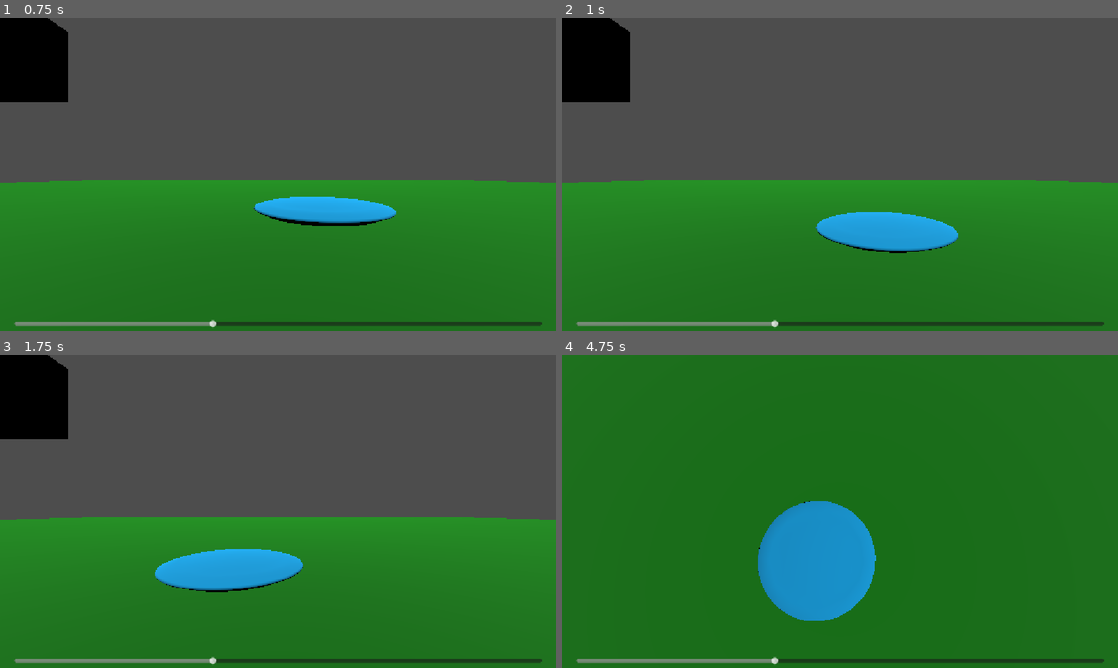
Above: before the commit, frames 1-4 (two rows, left to right).
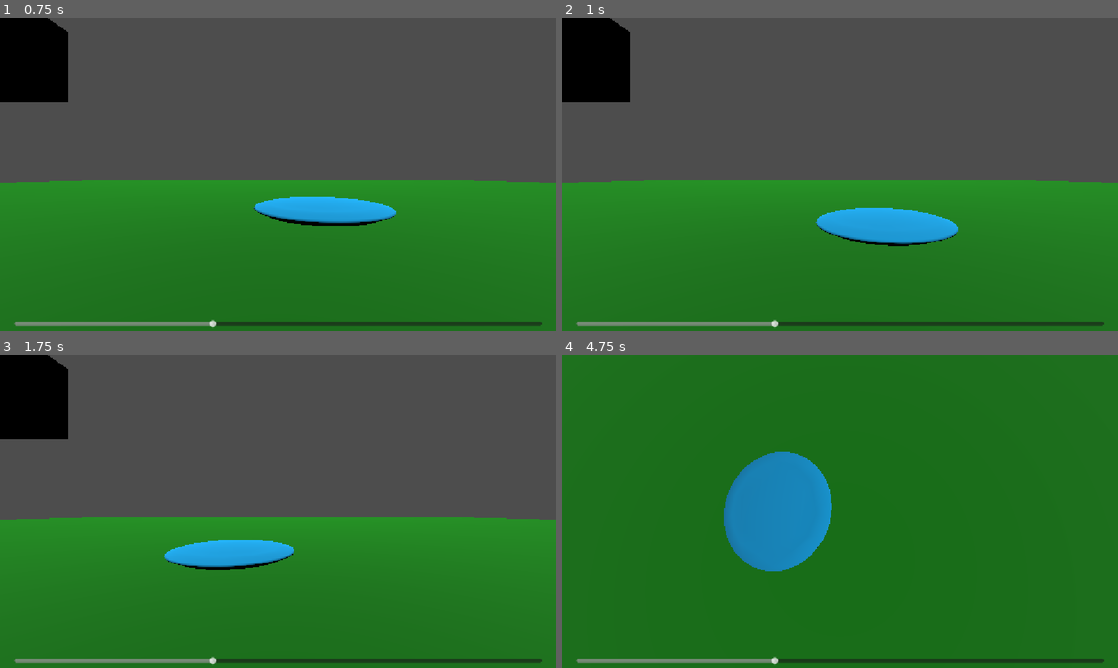
Above: after the commit, the same moments.

Repository: PastarDev/godot-disc-golf
Game: Godot game, scene res://main.tscn
The game is run twice, just before and just after one commit, with the same random seed, the same clock (stepped at 60 frames per second) and the same inputs.
Inputs (mouse positions are in pixels of both pictures, inside the frame that each line leads up to):
- Up to frame 1 (0.75 s): tap Enter at 0.5 s; move the mouse to (400, 158) at 0.52 s; press the mouse at (400, 158) at 0.53 s
- Up to frame 2 (1 s): tap E (hold_disc) at 0.8 s
- Up to frame 3 (1.75 s): move the mouse to (166, 527) at 1.27 s; release the mouse at (166, 527) at 1.28 s; tap E (hold_disc) at 1.35 s; click (166, 527) at 1.55 s
- Up to frame 4 (4.75 s): move the mouse to (895, 442) at 2.02 s; hold S (cam_down) 2.03-2.78 s; tap E (hold_disc) at 2.3, 3.8 s; move the mouse to (812, 574) at 2.77 s; tap A (cam_left) at 2.85 s; click (812, 574) at 3.05 s; move the mouse to (1006, 558) at 3.52 s; hold D (cam_right) 3.53-4.28 s; move the mouse to (673, 464) at 4.27 s; tap W (cam_up) at 4.35 s; click (673, 464) at 4.55 s

Frame 1 is identical in both runs. In frame 2, 1.2% of the frame differs, in the area x 45-72%, y 60-76%; in frame 3, 2.8%; in frame 4, 8.1%, in the area x 29-57%, y 30-85%.

Commit message:
added glide and drag

Diff:
--- a/holdDisc.gd
+++ b/holdDisc.gd
@@ -7,6 +7,12 @@
 var delayed_drag = []
 var is_holding: bool = true
 var hold_disabled: bool = false
+
+#using flight numbers of a tbird for testing
+@export var speed : float = 7.0
+@export var glide : float = 5.0
+@export var turn : float = 0.0
+@export var fade : float = 2.0
 
 func _ready() -> void:
 	constant_force = Vector3 (0, 0, 0)
@@ -48,16 +54,17 @@
 		if not hold_disabled:
 			var cam_transform = camera.global_transform
 			is_holding = false
-			var drag_distance = delayed_drag[0] - delayed_drag[4]
+			var drag_distance = abs(delayed_drag[0] - delayed_drag[4])
 			gravity_scale = 1
 			var direction_offset = -cam_transform.basis.x*0.65 + (cam_transform.basis.x * mouse_pos.x / 900)
 			var direction = -camera.global_transform.basis.z + camera.global_transform.basis.y / 30 + direction_offset
 			direction.y += 0.2
-			linear_velocity *= 0.5
-			if -drag_distance.y / 1000 < 0.1:
-				apply_central_impulse(direction.normalized() * throw_power/3 * (-drag_distance.y / 1000))
-			else:
-				apply_central_impulse(direction.normalized() * throw_power/3 * ((-drag_distance.y / 1000) + 1) / 2)
+			linear_velocity *= 0.2
+			global_basis = camera.global_basis
+			await get_tree().create_timer(0.01).timeout
+			apply_central_impulse(direction.normalized() * throw_power/3 * (clamp(drag_distance.y / 100, 0.2, 1.5)))
+
+			#global_rotation = camera.global_rotation
 		else:
 			hold_disabled = false
 			is_holding = true
@@ -68,7 +75,7 @@
 		gravity_scale = 0.0
 
 	if Input.is_action_just_pressed("hold_disc"):
-		constant_force = Vector3 (0, 0, 0)
+		#constant_force = Vector3 (0, 0, 0)
 		is_holding = not is_holding
 		hold_disabled = false
 
@@ -80,3 +87,8 @@
 	delayed_drag.push_front(mouse_pos)
 	while len(delayed_drag) >= 6:
 		delayed_drag.remove_at(-1)
+	if not is_holding:
+		linear_velocity.x *= 0.97
+		linear_velocity.z *= 0.97
+		constant_force.y = -(linear_velocity.x + linear_velocity.z) / (120 - glide * 5)
+		print(-(linear_velocity.x + linear_velocity.z) / 100)
